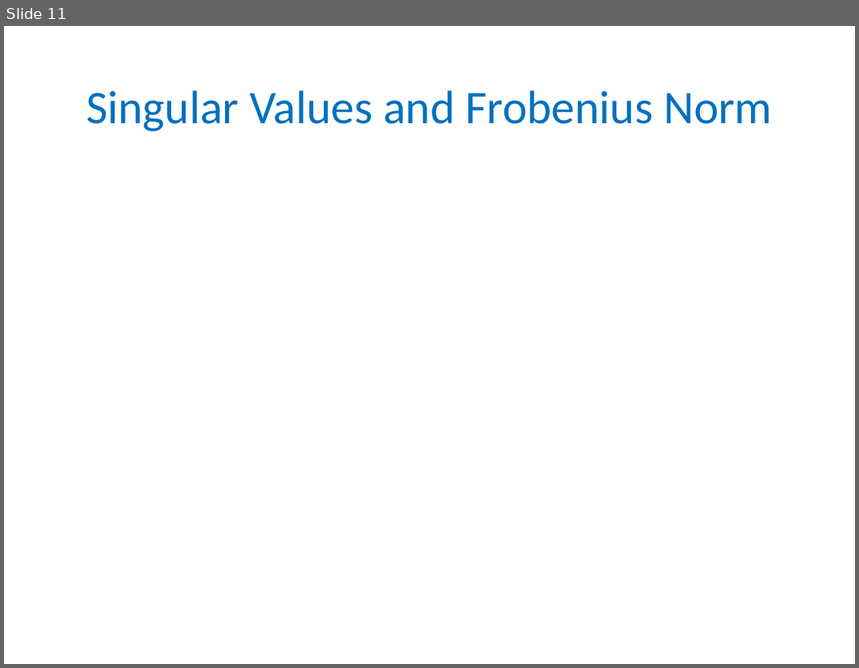
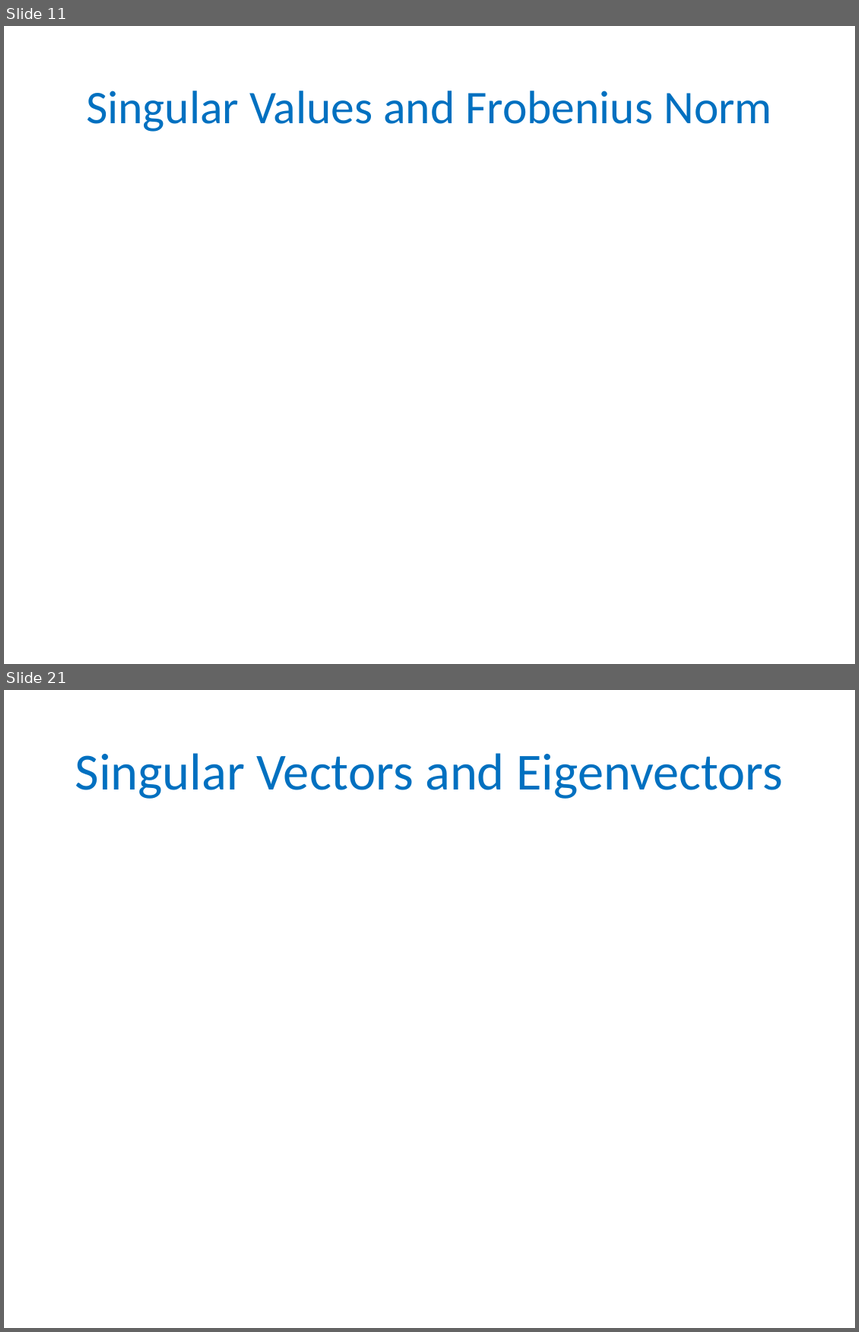
Before and after one commit to gyaroslavtsev/gyaroslavtsev.github.io, a slide deck: b609/lec04.pptx. Shown one above the other, each under a label of ours: slide 11 before the commit, slides 11 and 21 after it; the slides between them are not shown. The pictures are 859x668 and 859x1332 pixels, drawn with LibreOffice and Linux fonts; fonts in the diff are those of the drawing; grey boxes stand for pictures. Boxes give left, top, right and bottom in pixels: in the first picture for what was removed or moved away, otherwise in the second. Text is boxed around its words. In the diff, an @@ line names an element or a change of style, - is before the commit and + after.

```diff
--- a/b609/lec04.pptx
+++ b/b609/lec04.pptx
@@ slide 21 added at box(4, 690, 855, 1328), background #FFFFFF @@
@@ title added at box(75, 753, 783, 799), 44 pt, text #0070C0 @@
+Singular Vectors and Eigenvectors
```
Also in this commit, not shown: 1 slide changed, 9 other slides added, 4 other files.
